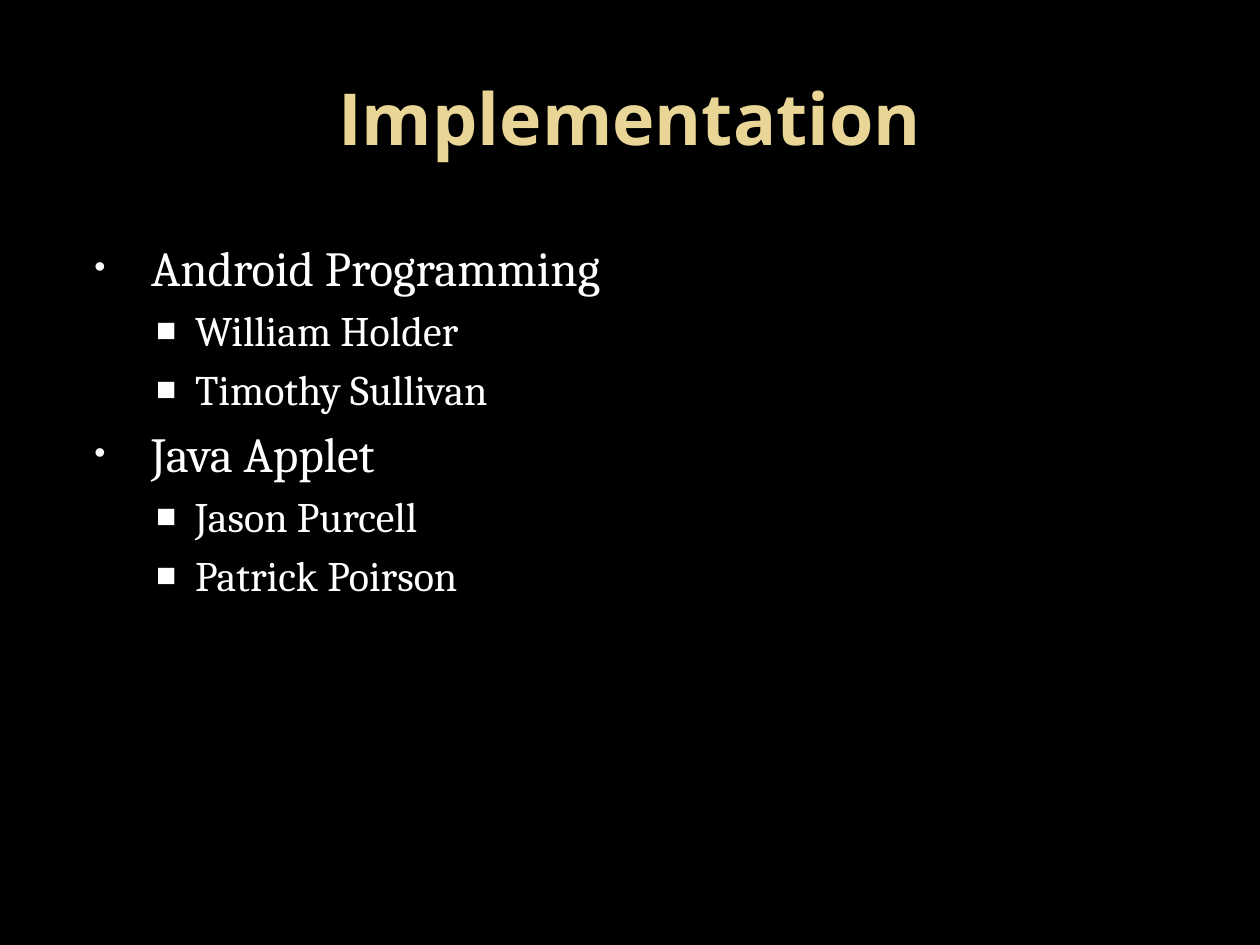
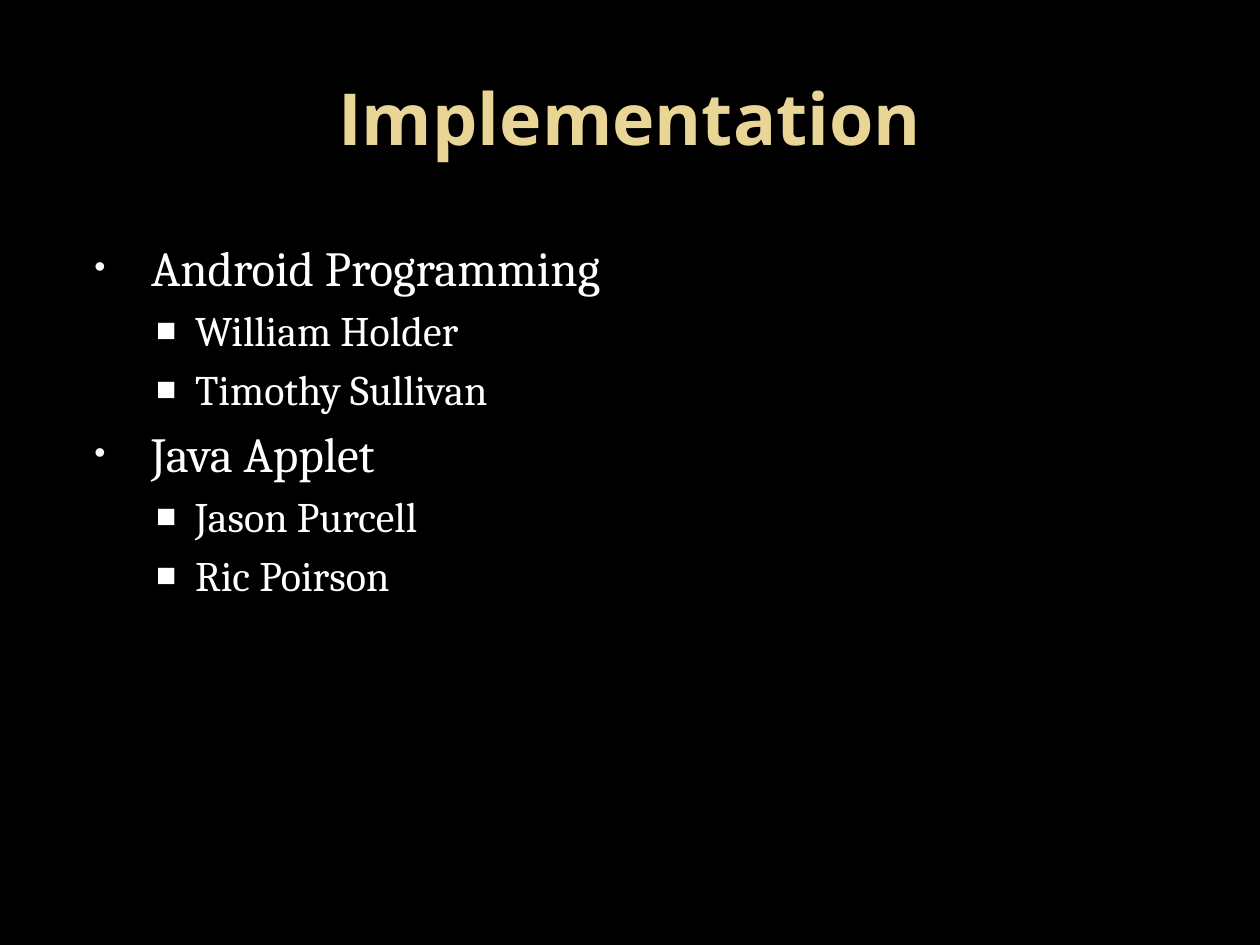
Before and after one commit to GroupIntensioMemoryGame/ProjectFiles, a slide deck: slide 21 of Delivery Briefing/Delivery Briefing.pptx. Drawn at 1260x945 pixels with LibreOffice and Linux fonts; fonts in the diff are those of the drawing; background and template pictures are left out. Boxes give left, top, right and bottom in pixels: in the first picture for what was removed or moved away, otherwise in the second. Text is boxed around its words. In the diff, an @@ line names an element or a change of style, - is before the commit and + after.

Commit message:
changed my name to ric

```diff
--- a/Delivery Briefing/Delivery Briefing.pptx
+++ b/Delivery Briefing/Delivery Briefing.pptx
@@ text at <box>195,563,389,592</box>: text changed @@
-  ■ Patrick Poirson
+  ■ Ric Poirson
```
